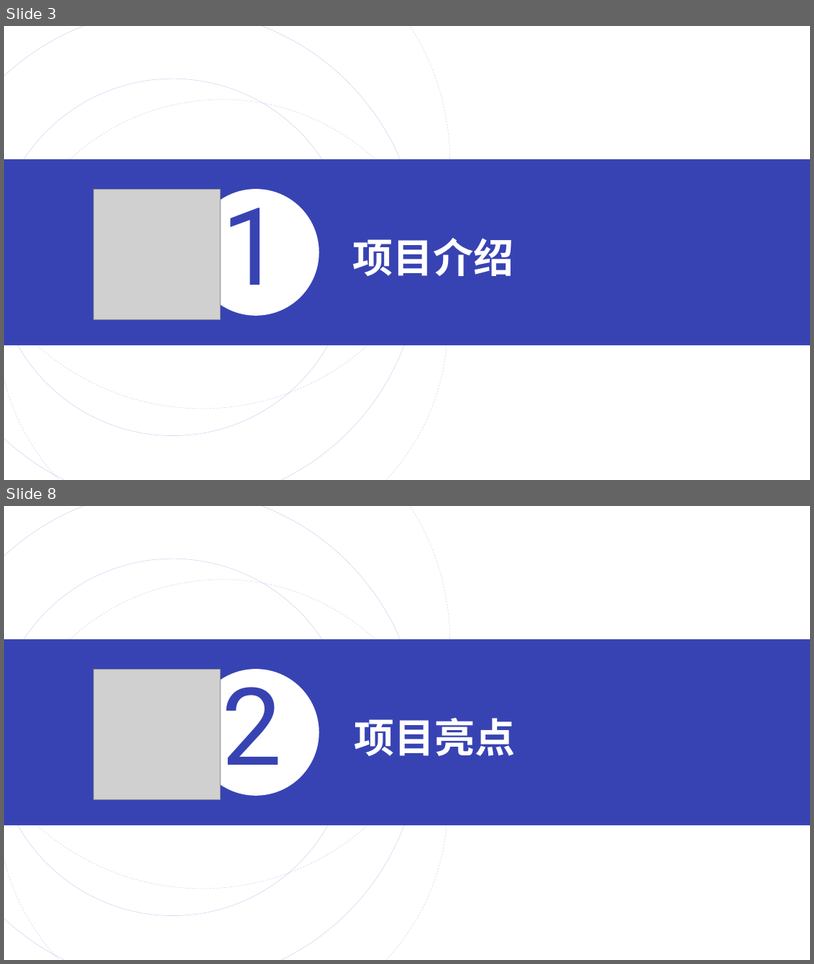
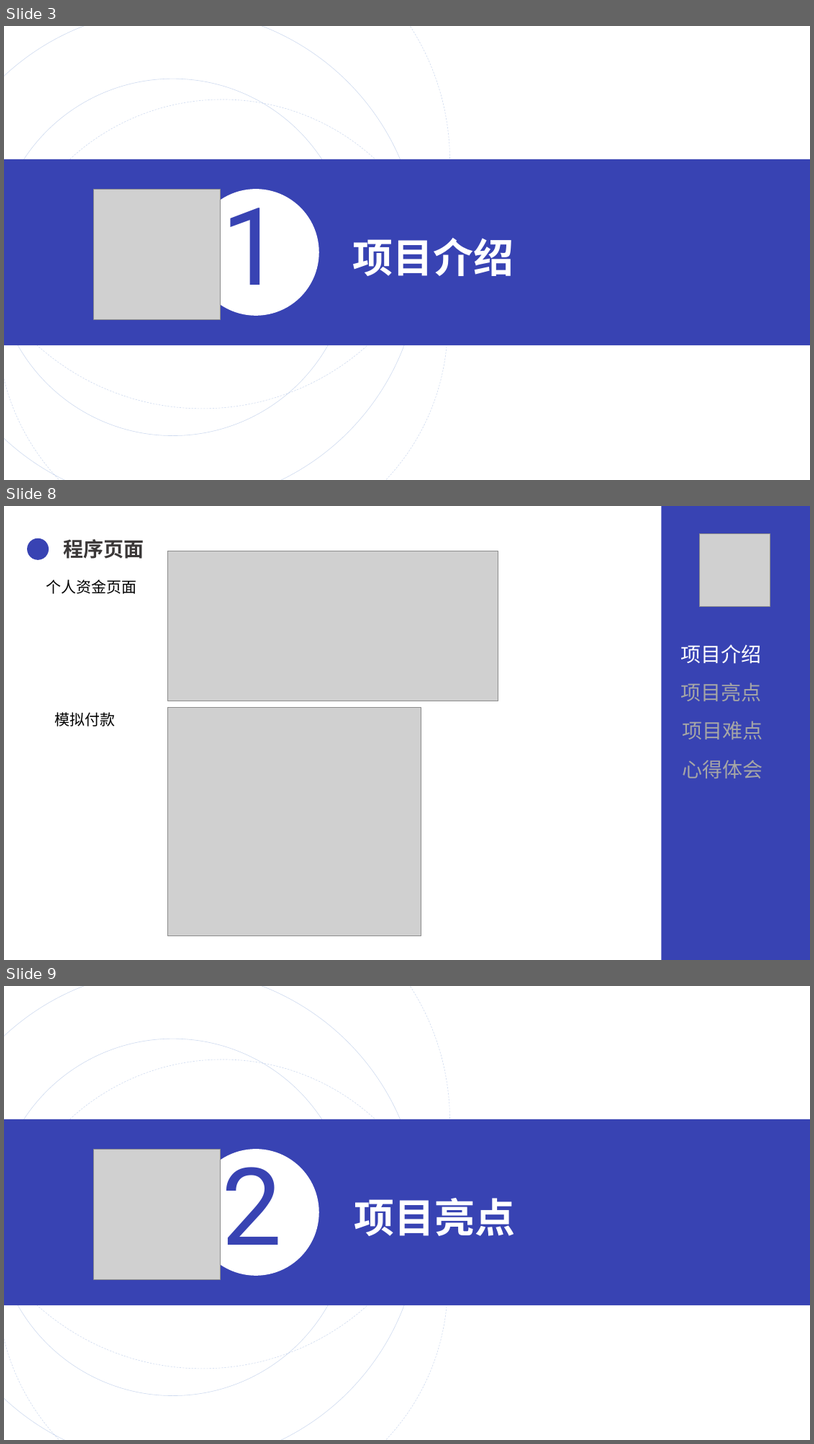
Before and after one commit to lnym123/QG_final, a slide deck: 文档/QG汇报.pptx. Shown one above the other, each under a label of ours: slides 3 and 8 before the commit, slides 3, 8 and 9 after it; the slides between them are not shown. The pictures are 814x964 and 814x1444 pixels, drawn with LibreOffice and Linux fonts; fonts in the diff are those of the drawing; grey boxes stand for pictures. Boxes give left, top, right and bottom in pixels: in the first picture for what was removed or moved away, otherwise in the second. Text is boxed around its words. In the diff, an @@ line names an element or a change of style, - is before the commit and + after.

```diff
--- a/文档/QG汇报.pptx
+++ b/文档/QG汇报.pptx
@@ slide 8 added at [4, 506, 810, 960], background #FFFFFF @@
@@ rectangle added at [661, 506, 810, 960], fill #3843B3 @@
@@ ellipse added at [27, 538, 49, 560], fill #3843B3 @@
@@ text added at [63, 539, 144, 559], 24 pt, text #3B3838, bold @@
+程序页面
@@ picture added at [700, 534, 771, 607] @@
@@ picture added at [167, 551, 498, 701] @@
@@ text added at [46, 579, 137, 594], 18 pt, text #000000 @@
+个人资金页面
@@ text added at [682, 644, 762, 664], 24 pt, text #FFFFFF @@
+项目介绍
@@ text added at [682, 682, 762, 701], 24 pt, text #A6A6A6 @@
+项目亮点
@@ text added at [54, 712, 115, 726], 18 pt, text #000000 @@
+模拟付款
@@ picture added at [167, 708, 422, 936] @@
@@ text added at [683, 721, 764, 739], 24 pt, text #A6A6A6 @@
+项目难点
@@ text added at [683, 759, 764, 778], 24 pt, text #A6A6A6 @@
+心得体会
@@ what was slide 8 is now slide 9 @@
```
Also in this commit, not shown: 15 slides changed, 1 other slide added, 1 other file.
